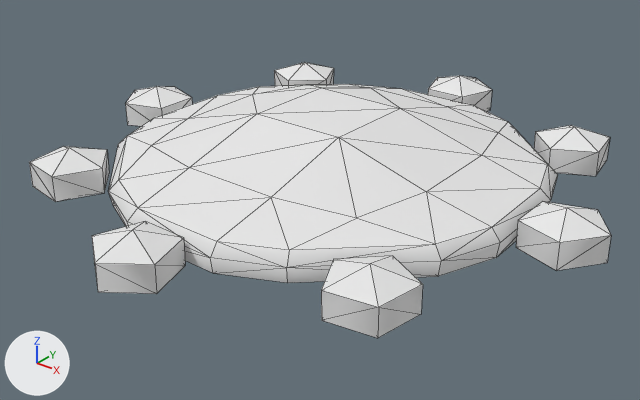
Before and after pictures for a commit that changed the OBJ model code/resources/models/stemcell.obj.
Rendered twice from a camera (50 mm lens) standing at (1.694, -2.17, 1.291) and looking at (0.013, -0.068, -0.012). Lighting does not change. The marker at lower left points along +X, +Y and +Z. Mesh edges are drawn as thin lines. Where no turn or scale is listed for an object, it has been applied to the vertices.

In view in the first picture: 'stemcell'.
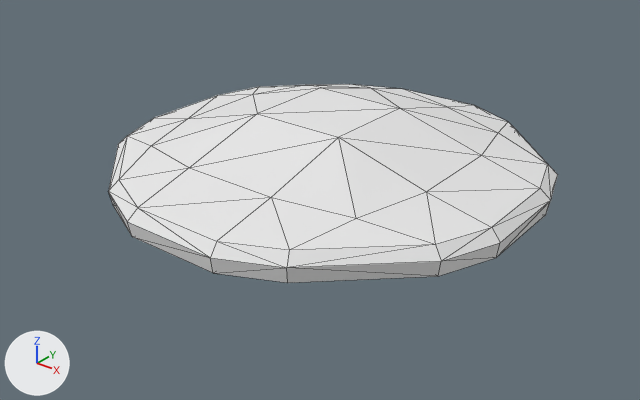
The change, as a list of edits to the scene's bpy script:
```text
Change me_stemcell:
    used by ob_stemcell; location = (0.0, 0.0, 0.0)
    remove me_stemcell.from_pydata(...)  # 161 vertices, 286 faces; spans x -0.98..0.98, y -0.98..0.98, z -0.06..0.28
    add me_stemcell.from_pydata(...)  # 65 vertices, 126 faces; spans x -0.72..0.73, y -0.73..0.72, z -0.06..0.28
    me_stemcell part 1: 8 loose pieces with 96 vertices, spanning x -0.98..0.98, y -0.98..0.98, z 0.02..0.19, are deleted
```

Location of each change, (x1, y1, x2, y2) in pixels of the pictures (640 x 400 px):
'stemcell', reshaped (23% narrower, 28% shorter)
    before: (29, 62, 611, 338)
    after: (109, 84, 558, 283)
part 1 of me_stemcell, deleted
    before: (29, 62, 611, 338)
